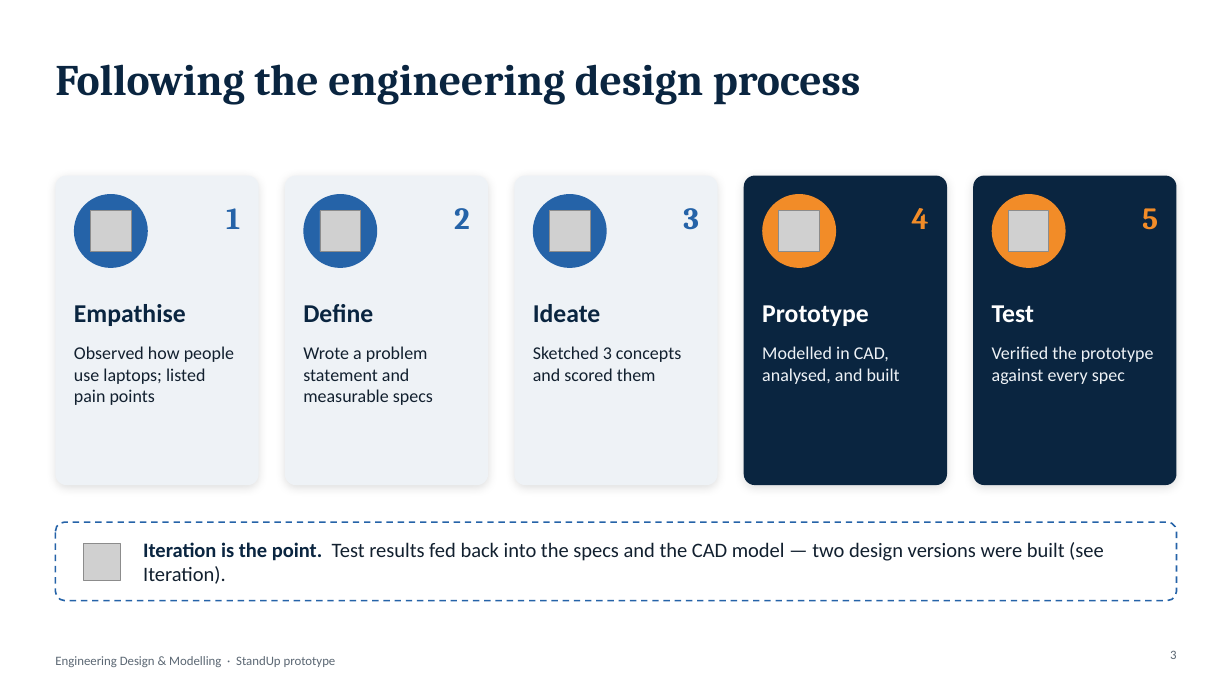
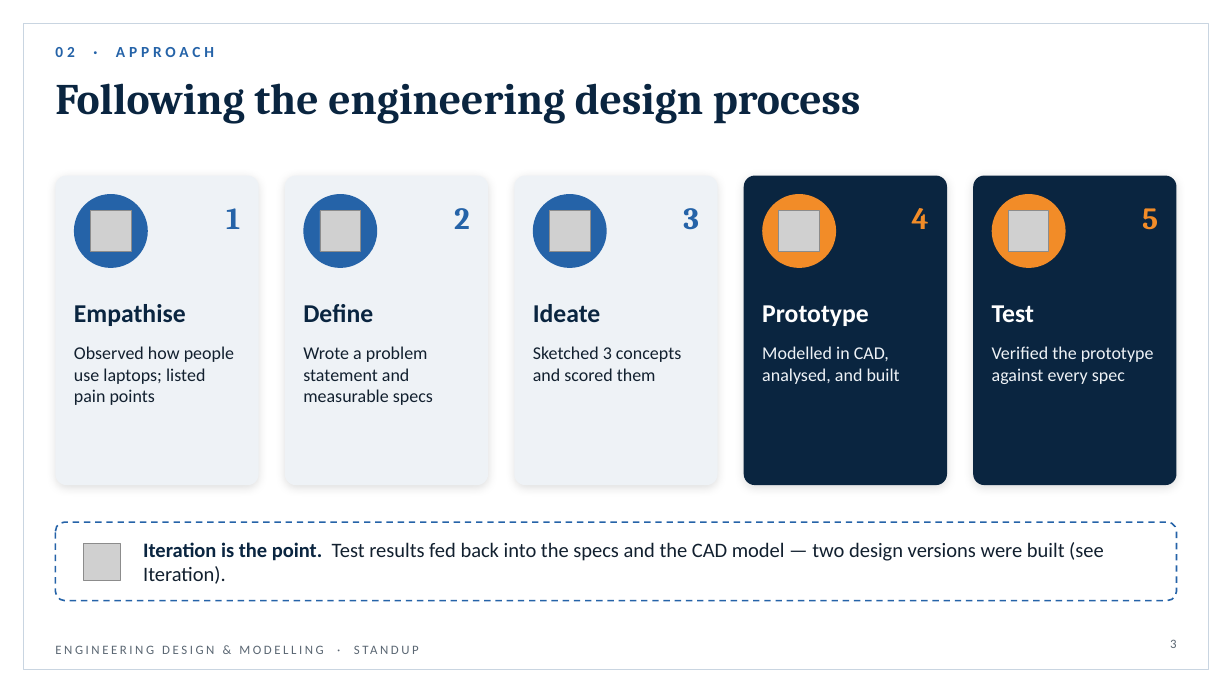
Before and after one commit to shrestha-droid/borepro, a slide deck: slide 3 of EngDesign_Prototype_Showcase.pptx. Drawn at 1232x693 pixels with LibreOffice and Linux fonts; fonts in the diff are those of the drawing; grey boxes stand for pictures. Boxes give left, top, right and bottom in pixels: in the first picture for what was removed or moved away, otherwise in the second. Text is boxed around its words. In the diff, an @@ line names an element or a change of style, - is before the commit and + after.

```diff
--- a/EngDesign_Prototype_Showcase.pptx
+++ b/EngDesign_Prototype_Showcase.pptx
@@ rectangle added at (23, 23, 1209, 670), outline #C9D5E1 0.75 pt @@
@@ text added at (55, 47, 214, 57), 12 pt, text #2563A8, bold @@
+02 · APPROACH
@@ title "Following the engineering design process": place and size @@
-title "Following the engineering design process" at (55, 64, 861, 105)
+title "Following the engineering design process" at (55, 83, 861, 124)
@@ text at (55, 645, 323, 654): text changed @@
-Engineering Design & Modelling · StandUp prototype
+ENGINEERING DESIGN & MODELLING · STANDUP
@@ page number: place and size @@
-page number at (1170, 650, 1176, 659)
+page number at (1170, 639, 1176, 648)
```
Also in this commit, not shown: 13 other slides changed.
